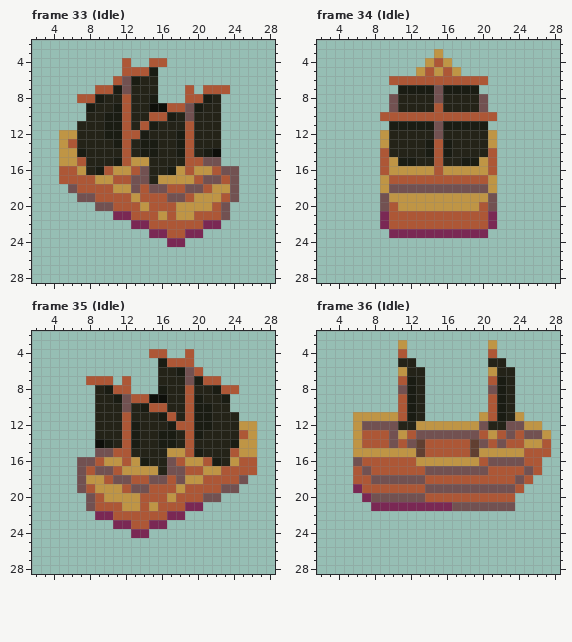
One commit to this pixel-art file: NeverShallWeDie/Assets/Sprites/Player/Ship.aseprite. The picture above was drawn from the file before the commit.
32x32 pixels, 40 frames. Shown: frame 33 (Idle): x 2..28, y 2..28; frame 34 (Idle): x 2..28, y 2..28; frame 35 (Idle): x 2..28, y 2..28; frame 36 (Idle): x 2..28, y 2..28. The commit also changed other frames, which this record leaves out.
The result:
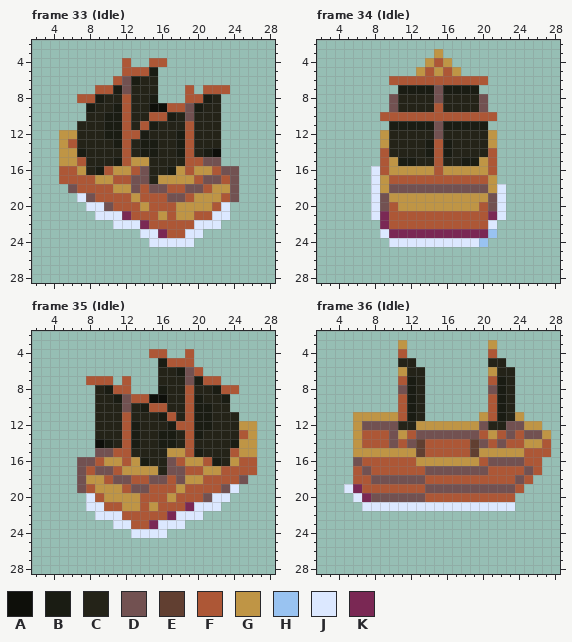
Palette (. is transparent): A #0e0f0a  B #1a1c13  C #242318  D #725151  E #613f31  F #ad5736  G #bf9545  H #99c3f1  J #dce8ff  K #7a2854
The commit says: upd new ship configuration
Changes in this commit:
Frame 33 (Idle), layer "Layer 2":
y 19: x 7 D -> J
y 20: x 8..9 .D -> JJ; x 23 D -> J
y 21: x 9..11 ..K -> JJJ; x 22..23 FD -> JJ
y 22: x 11..13 ..K -> JJJ; x 20..22 FKK -> JJJ
y 23: x 14..15 .K -> JJ; x 19..20 KK -> JJ
y 24: x 15..19 ..KK. -> JJJJJ
Frame 34 (Idle), layer "Layer 2":
y 16..17: x 8 . -> J
y 18..21: x 8 . -> J; x 22 . -> J
y 22: x 21 K -> J
y 23: x 9 . -> J; x 21 . -> H
y 24: x 10..20 ........... -> JJJJJJJJJJH
Frame 35 (Idle), layer "Layer 2":
y 19: x 24 D -> J
y 20: x 8 D -> J; x 22..23 D. -> JJ
y 21: x 8..9 DF -> JJ; x 20..22 K.. -> JJJ
y 22: x 9..11 KKF -> JJJ; x 18..20 K.. -> JJJ
y 23: x 11..12 KK -> JJ; x 16..18 K.. -> JJJ
y 24: x 13..16 KK.. -> JJJJ
Frame 36 (Idle), layer "Layer 2":
y 19: x 5 . -> J
y 20: x 6 . -> J
y 21: x 7..23 .KKKKKKKKKDDDDDDD -> JJJJJJJJJJJJJJJJJ
